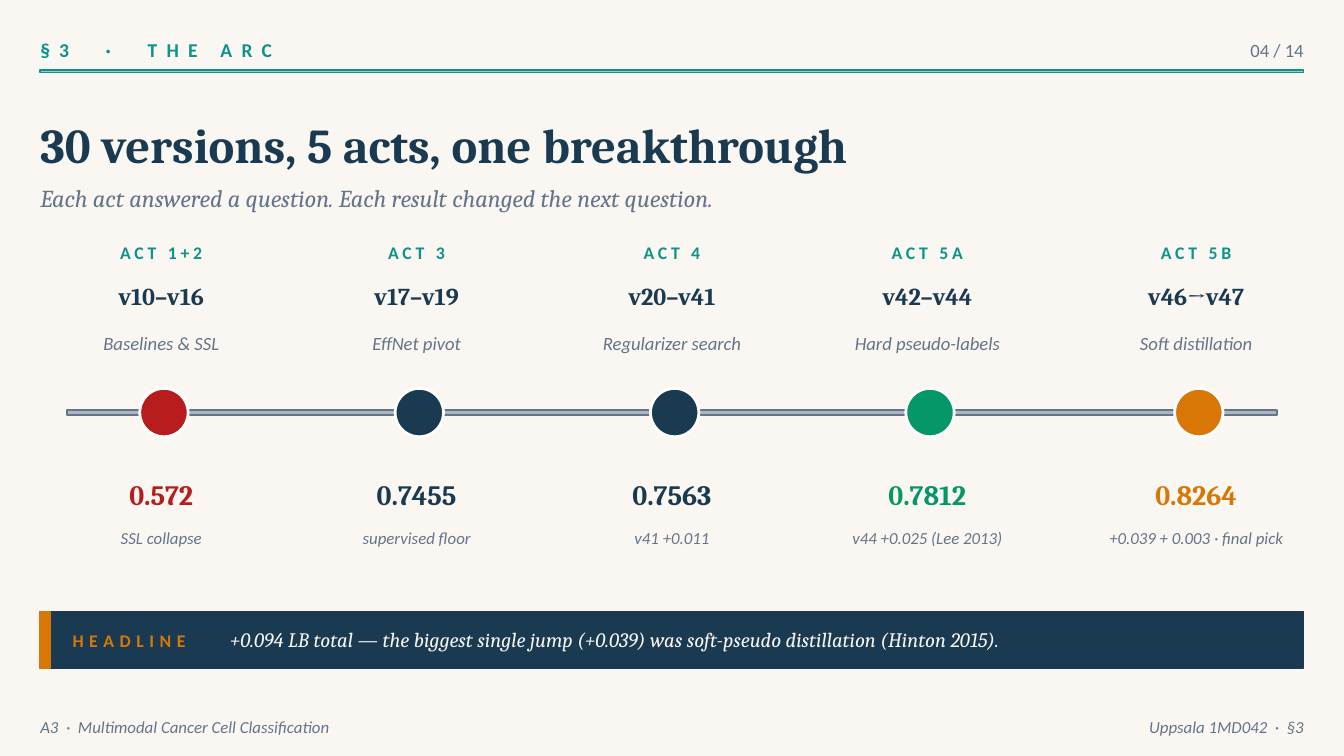
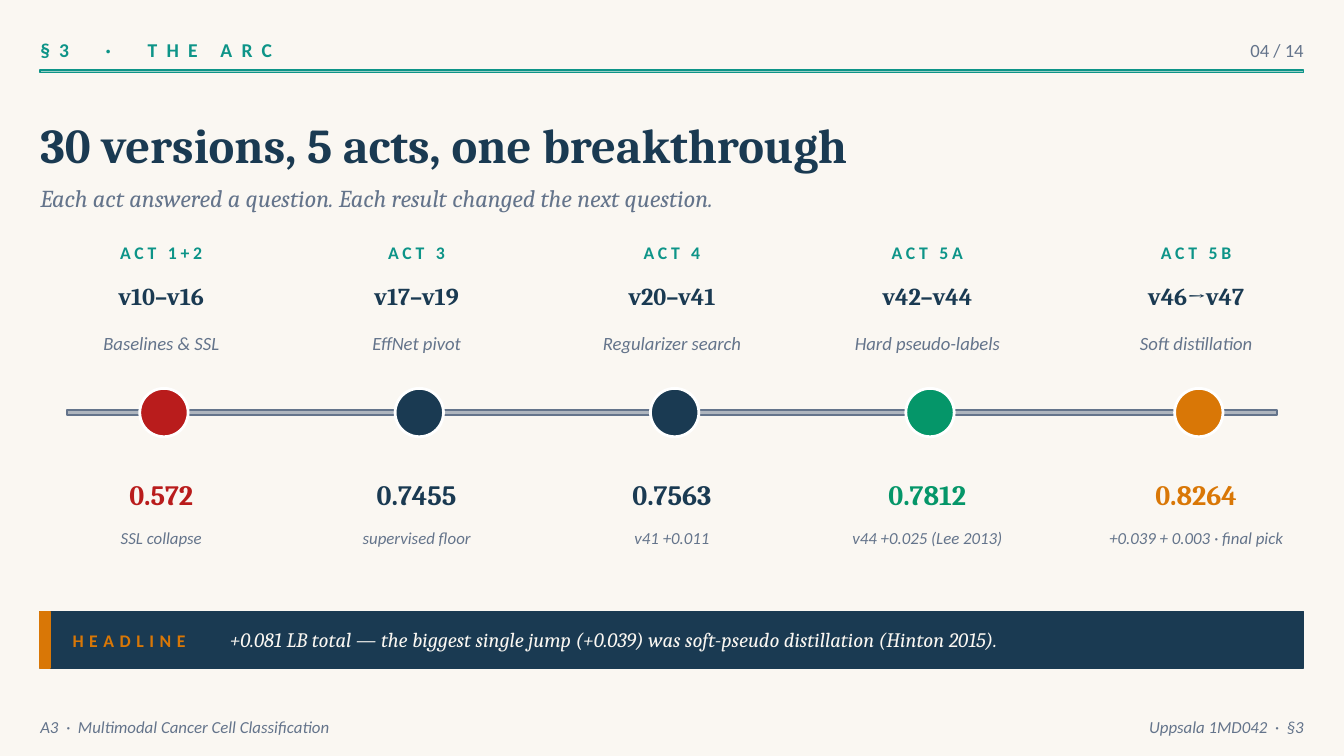
Before and after one commit to rafallex/multimodal-microscopy-distillation, a slide deck: slide 4 of presentation/A3_cancer_challenge.pptx. Drawn at 1344x756 pixels with LibreOffice and Linux fonts; fonts in the diff are those of the drawing. Boxes give left, top, right and bottom in pixels: in the first picture for what was removed or moved away, otherwise in the second. Text is boxed around its words. In the diff, an @@ line names an element or a change of style, - is before the commit and + after.

```diff
--- a/presentation/A3_cancer_challenge.pptx
+++ b/presentation/A3_cancer_challenge.pptx
@@ text at <box>73,632,997,652</box>: text changed @@
-HEADLINE +0.094 LB total — the biggest single jump (+0.039) was soft-pseudo distillation (Hinton 2015).
+HEADLINE +0.081 LB total — the biggest single jump (+0.039) was soft-pseudo distillation (Hinton 2015).
```
Also in this commit, not shown: 5 other slides changed, 1 slide added, 1 slide removed, 5 other files.
